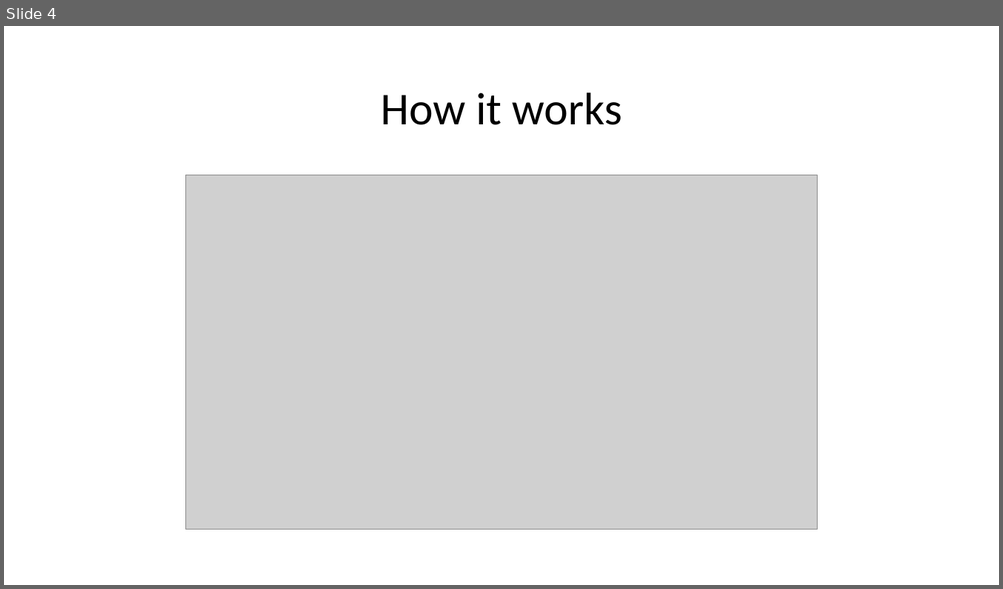
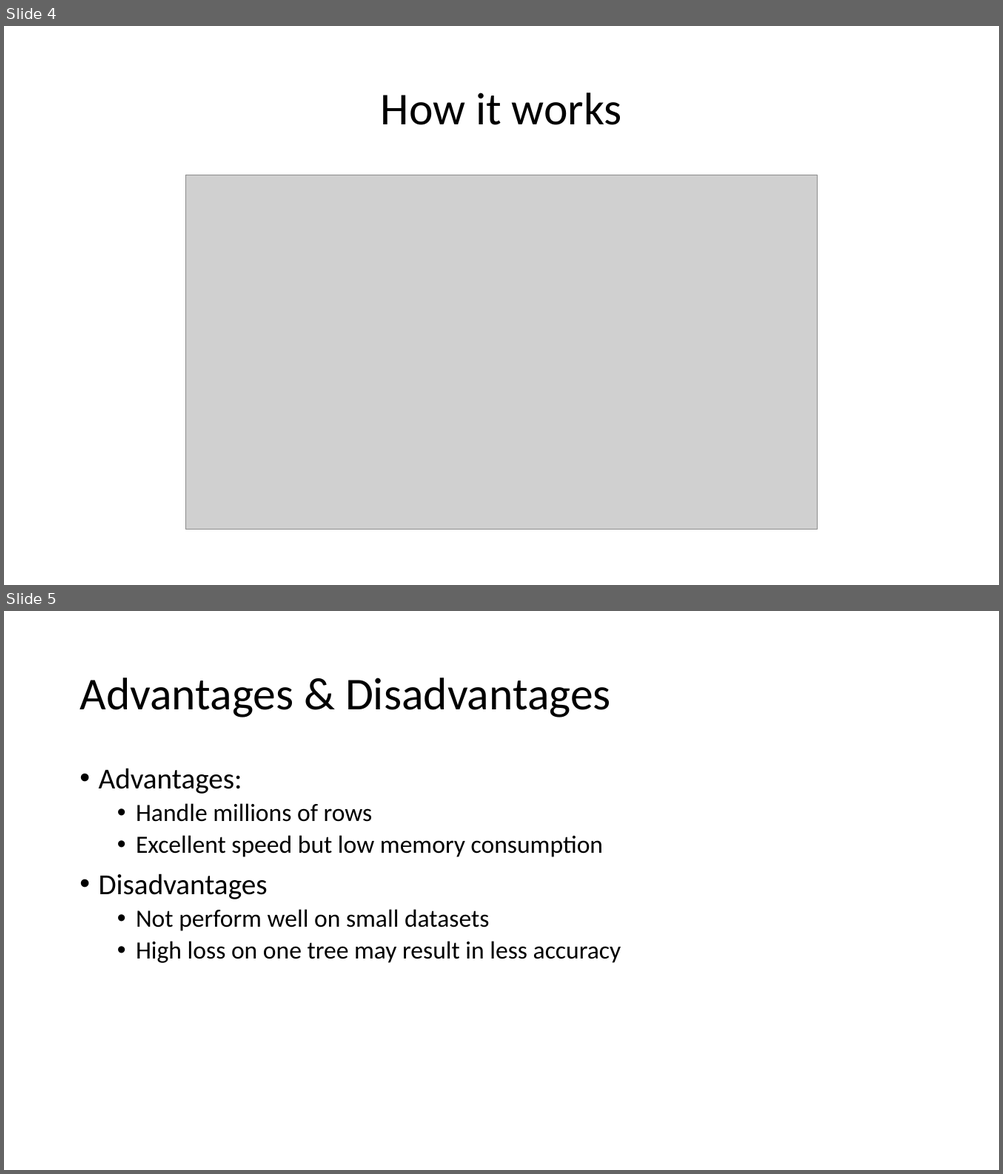
Before and after one commit to Kirthy-AI-Learner/ML_Regression, a slide deck: LG Booster.pptx. Shown one above the other, each under a label of ours: slide 4 before the commit, slides 4 and 5 after it. The pictures are 1003x589 and 1003x1174 pixels, drawn with LibreOffice and Linux fonts; fonts in the diff are those of the drawing; grey boxes stand for pictures. Boxes give left, top, right and bottom in pixels: in the first picture for what was removed or moved away, otherwise in the second. Text is boxed around its words. In the diff, an @@ line names an element or a change of style, - is before the commit and + after.

```diff
--- a/LG Booster.pptx
+++ b/LG Booster.pptx
@@ slide 5 added at [4,611,999,1170], background #FFFFFF @@
@@ title added at [79,678,611,718], 44 pt, text #000000 @@
+Advantages & Disadvantages
@@ text added at [99,768,621,963], 24 pt, text #000000 @@
+• Advantages:
+  • Handle millions of rows
+  • Excellent speed but low memory consumption
+• Disadvantages
+  • Not perform well on small datasets
+  • High loss on one tree may result in less accuracy
```
Also in this commit, not shown: 2 other files.
